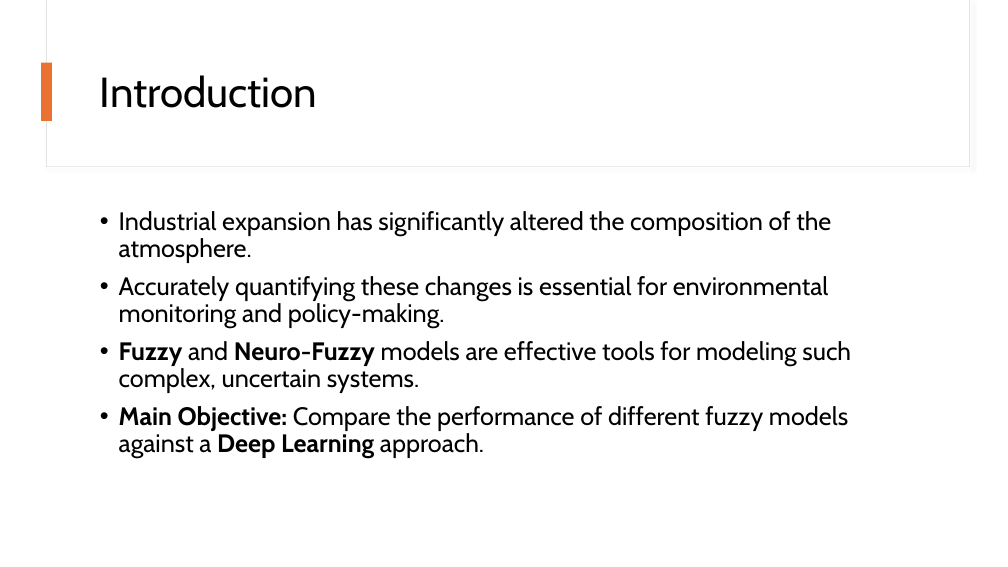
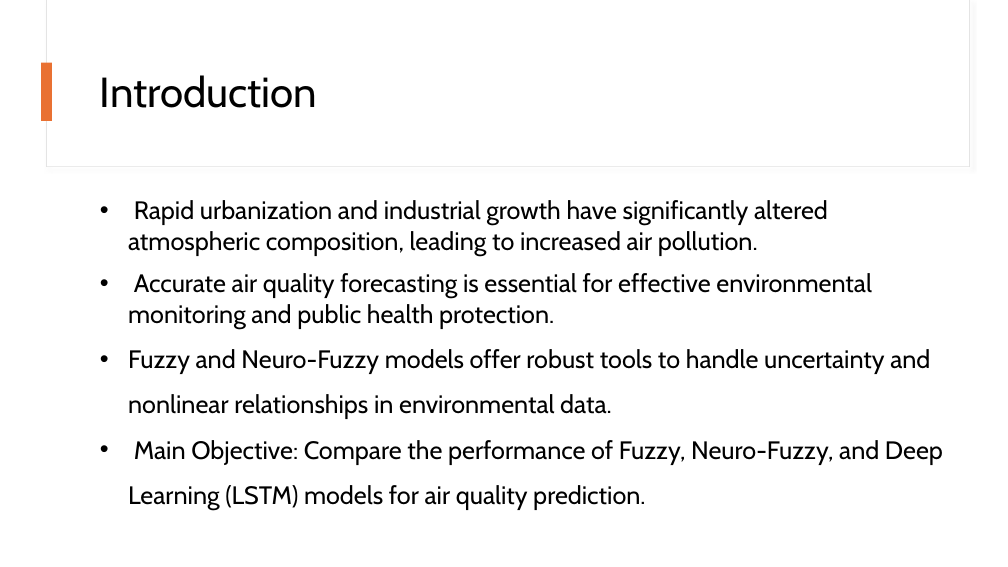
Before and after one commit to Afonso-Duarte/Intelligent-Systems-Project, a slide deck: slide 3 of Project/Presentation.pptx. Drawn at 1008x567 pixels with LibreOffice and Linux fonts; fonts in the diff are those of the drawing. Boxes give left, top, right and bottom in pixels: in the first picture for what was removed or moved away, otherwise in the second. Text is boxed around its words. In the diff, an @@ line names an element or a change of style, - is before the commit and + after.

```diff
--- a/Project/Presentation.pptx
+++ b/Project/Presentation.pptx
@@ text "Rapid urbanization and industrial growth ..." at box(128, 200, 943, 510): vertical alignment top to middle @@
@@ text at box(128, 200, 943, 510): text changed @@
-• Industrial expansion has significantly altered the composition of the atmosphere.
-• Accurately quantifying these changes is essential for environmental monitoring and policy-making.
-• Fuzzy and Neuro-Fuzzy models are effective tools for modeling such complex, uncertain systems.
-• Main Objective: Compare the performance of different fuzzy models against a Deep Learning approach.
+• Rapid urbanization and industrial growth have significantly altered atmospheric composition, leading to increased air pollution.
+• Accurate air quality forecasting is essential for effective environmental monitoring and public health protection.
+• Fuzzy and Neuro-Fuzzy models offer robust tools to handle uncertainty and nonlinear relationships in environmental data.
+• Main Objective: Compare the performance of Fuzzy, Neuro-Fuzzy, and Deep Learning (LSTM) models for air quality prediction.
```
Also in this commit, not shown: 10 other slides changed.
